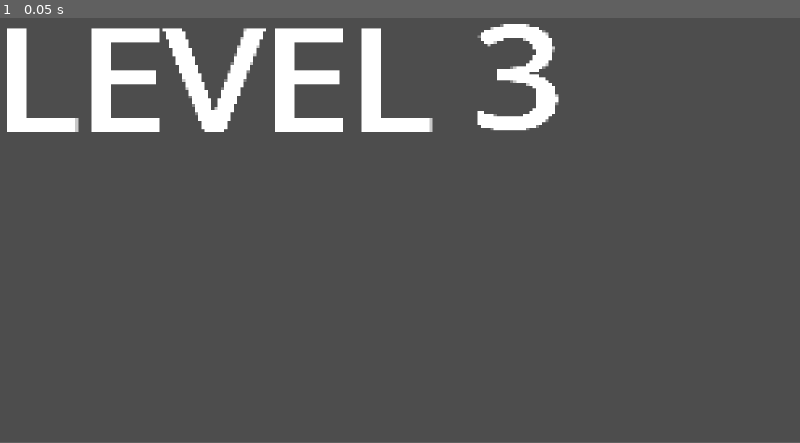
Above: before the commit, frame 1.
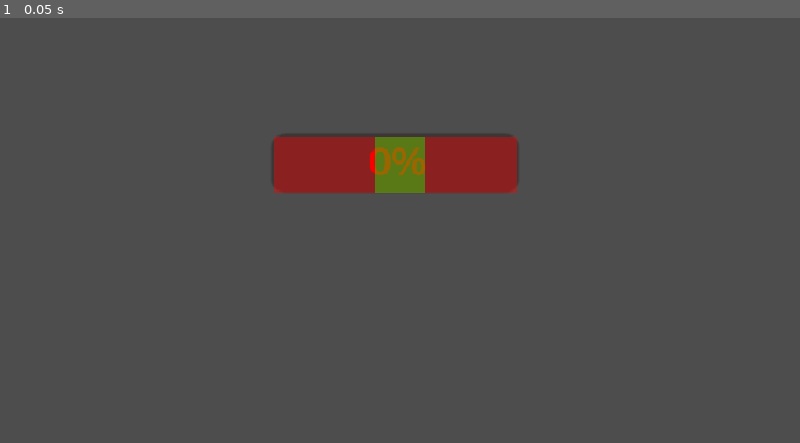
Above: after the commit, the same moment.

Repository: Juno-Joseph/nyc-game-jam
Game: Godot game, scene res://Scenes/Levels/Level_3/Level_3.tscn
Same seed, same stepped clock (60 frames per second), same inputs: the game is played once before the commit and once after it. This scene is started directly instead of the project's main scene.
Inputs:
- Up to frame 1 (0.05 s): no input
In our replay, the window is 800x449 before the commit and 800x450 after it. These sizes can differ from the game's own. Grey fills any space a smaller window leaves; there, only what the larger window draws over its background counts as a difference.

The runs differ from the first frame. In frame 1, 10% of the frame differs, in the area x 0-70%, y 1-42%.

Commit message:
made biking progress bar

Diff:
--- a/Scenes/Levels/Level_1/Level_1.tscn
+++ b/Scenes/Levels/Level_1/Level_1.tscn
@@ -127,7 +127,7 @@
 position = Vector2(8224.665, -565.59247)
 shape = SubResource("RectangleShape2D_n1232")
 
-[node name="Level1Enemy" parent="." unique_id=893323250 instance=ExtResource("2_xdit2")]
+[node name="Level1Enemy" parent="." unique_id=1837466345 instance=ExtResource("2_xdit2")]
 position = Vector2(492, -74)
 scale = Vector2(0.13, 0.13)
 SPEED = 150.0
--- a/Scenes/Levels/Level_1/Level_1_Enemy.tscn
+++ b/Scenes/Levels/Level_1/Level_1_Enemy.tscn
@@ -49,5 +49,3 @@
 [node name="rightwallray" type="RayCast2D" parent="." unique_id=2099969048]
 position = Vector2(70, -4)
 target_position = Vector2(25, 0)
-
-[connection signal="body_entered" from="Area2D" to="." method="_on_area_2d_body_entered"]
--- /dev/null
+++ b/Scenes/Levels/Level_3/BikingBar.tscn
@@ -0,0 +1,54 @@
+[gd_scene format=3 uid="uid://vs4x1bedxub"]
+
+[ext_resource type="Script" uid="uid://0sd64v6fan7a" path="res://Scripts/Levels/Level_3/biking_bar.gd" id="1_rbskd"]
+
+[node name="Control" type="Control" unique_id=544846291]
+layout_mode = 3
+anchors_preset = 15
+anchor_right = 1.0
+anchor_bottom = 1.0
+grow_horizontal = 2
+grow_vertical = 2
+script = ExtResource("1_rbskd")
+current_value = 0.0
+decay_rate = 50.0
+fill_amount = 5.0
+sweet_spot_min = 40.0
+sweet_spot_max = 60.0
+required_win_time = 5.0
+
+[node name="ProgressBar" type="ProgressBar" parent="." unique_id=338947043]
+custom_minimum_size = Vector2(100, 0)
+layout_mode = 0
+offset_left = 293.0
+offset_top = 152.0
+offset_right = 393.0
+offset_bottom = 179.0
+scale = Vector2(2.6774094, 2.3551624)
+
+[node name="FinishedLabel" type="Label" parent="ProgressBar" unique_id=1095594310]
+visible = false
+layout_mode = 0
+offset_left = 11.578352
+offset_top = -25.900549
+offset_right = 88.578354
+offset_bottom = -2.900549
+text = "FINISHED!"
+
+[node name="BarBackground" type="ColorRect" parent="." unique_id=674509049]
+layout_mode = 0
+offset_left = 296.0
+offset_top = 155.0
+offset_right = 336.0
+offset_bottom = 195.0
+scale = Vector2(6.5600147, 1.5114087)
+color = Color(1, 0, 0, 0.4)
+
+[node name="GreenBar" type="ColorRect" parent="." unique_id=2139002370]
+layout_mode = 0
+offset_left = 404.99994
+offset_top = 155.0
+offset_right = 444.99994
+offset_bottom = 195.0
+scale = Vector2(1.3579684, 1.5088897)
+color = Color(0.052666605, 1, 0.01999998, 0.4)
--- a/Scenes/Levels/Level_3/Level_3.tscn
+++ b/Scenes/Levels/Level_3/Level_3.tscn
@@ -1,14 +1,9 @@
 [gd_scene format=3 uid="uid://dnn2bmtiyiwvy"]
 
 [ext_resource type="Script" uid="uid://dka6jep0dqkfx" path="res://Scripts/Levels/Level_3/level_3.gd" id="1_4ug6c"]
+[ext_resource type="PackedScene" uid="uid://vs4x1bedxub" path="res://Scenes/Levels/Level_3/BikingBar.tscn" id="2_7u6wr"]
 
 [node name="Level_3" type="Node2D" unique_id=1228214463]
 script = ExtResource("1_4ug6c")
 
-[node name="Label" type="Label" parent="." unique_id=1702460196]
-offset_left = -3.0
-offset_top = -2.0
-offset_right = 56.0
-offset_bottom = 21.0
-scale = Vector2(3.4917874, 3.0288403)
-text = "LEVEL 3"
+[node name="Control" parent="." unique_id=544846291 instance=ExtResource("2_7u6wr")]
--- a/Scenes/Player/Bike/Bike_Player.tscn
+++ /dev/null
@@ -1,17 +0,0 @@
-[gd_scene format=3 uid="uid://p0iidv0ttw0x"]
-
-[ext_resource type="Script" uid="uid://dayohrqhfygxu" path="res://Scripts/Player/Bike/bike_player.gd" id="1_nkej2"]
-[ext_resource type="Texture2D" uid="uid://clln1ndc4jlly" path="res://icon.svg" id="2_umako"]
-
-[sub_resource type="RectangleShape2D" id="RectangleShape2D_04v0w"]
-size = Vector2(142, 136)
-
-[node name="BikePlayer" type="CharacterBody2D" unique_id=2102931101]
-script = ExtResource("1_nkej2")
-
-[node name="Sprite2D" type="Sprite2D" parent="." unique_id=769765278]
-texture = ExtResource("2_umako")
-
-[node name="CollisionShape2D" type="CollisionShape2D" parent="." unique_id=481864363]
-position = Vector2(1, -1)
-shape = SubResource("RectangleShape2D_04v0w")
--- /dev/null
+++ b/Scenes/Player/Bike/biking_player.tscn
@@ -0,0 +1,13 @@
+[gd_scene format=3 uid="uid://1mbi6j11x7ub"]
+
+[ext_resource type="Script" uid="uid://625k3148o87a" path="res://Scripts/Player/Bike/biking_player.gd" id="1_ulafx"]
+
+[sub_resource type="RectangleShape2D" id="RectangleShape2D_ulafx"]
+
+[node name="BikingPlayer" type="CharacterBody2D" unique_id=2131712011]
+script = ExtResource("1_ulafx")
+
+[node name="CollisionShape2D" type="CollisionShape2D" parent="." unique_id=73467239]
+shape = SubResource("RectangleShape2D_ulafx")
+
+[node name="Sprite2D" type="Sprite2D" parent="." unique_id=469527804]
--- a/Scenes/Player/Running/Running_Player.tscn
+++ b/Scenes/Player/Running/Running_Player.tscn
@@ -116,6 +116,9 @@
 &"run": SubResource("Animation_qjq75")
 }
 
+[sub_resource type="RectangleShape2D" id="RectangleShape2D_awwja"]
+size = Vector2(8.771017, 11.845619)
+
 [node name="RunningPlayer" type="CharacterBody2D" unique_id=1661859348]
 collision_layer = 2
 collision_mask = 3
@@ -133,3 +136,12 @@
 
 [node name="AnimationPlayer" type="AnimationPlayer" parent="." unique_id=2145110784]
 libraries/ = SubResource("AnimationLibrary_ppwlw")
+
+[node name="Area2D" type="Area2D" parent="." unique_id=1806196378]
+
+[node name="CollisionShape2D" type="CollisionShape2D" parent="Area2D" unique_id=349859901]
+position = Vector2(2.3841858e-07, -9)
+scale = Vector2(1.3681425, 1.5195491)
+shape = SubResource("RectangleShape2D_awwja")
+
+[connection signal="body_entered" from="Area2D" to="." method="_on_area_2d_body_entered"]
--- a/Scripts/Levels/Level_1/Enemies/level_1_enemy.gd
+++ b/Scripts/Levels/Level_1/Enemies/level_1_enemy.gd
@@ -1,4 +1,5 @@
 extends CharacterBody2D
+class_name Level_1_Enemy
 
 @onready var playernode : CharacterBody2D = get_parent().get_node("RunningPlayer")
 
@@ -14,9 +15,6 @@
 	$Sprite2D.flip_h = false if dir == 1 else true
 
 func _physics_process(delta: float) -> void:
-
-
-
 
 	#Checks the rays and flips the sprite based on collision
 	if dir == 1 and (!$rightray.is_colliding() or $rightwallray.is_colliding()):
@@ -38,8 +36,3 @@
 	await get_tree().create_timer(0.5).timeout
 	desired_dir = dir
 	pass
-
-
-func _on_area_2d_body_entered(body: Node2D) -> void:
-	#pushes player back
-	pass # Replace with function body.
--- /dev/null
+++ b/Scripts/Levels/Level_3/biking_bar.gd
@@ -0,0 +1,64 @@
+extends Control
+
+@onready var progress_bar:ProgressBar = $ProgressBar
+@onready var finished_label: Label = $ProgressBar/FinishedLabel
+
+@export var current_value: float = 40.0
+@export var decay_rate: float = 15 # How fast the bar drops per second
+@export var fill_amount: float = 8.0 # How much the bar fills per press
+
+@export var sweet_spot_min: float = 20.0
+@export var sweet_spot_max: float = 80.0
+var time_in_sweet_spot: float = 0.0
+@export var required_win_time: float = 1.0 # Seconds needed to hold it into the sweet spot
+
+var last_button: String = ""
+var game_active: bool = true
+
+
+# Called when the node enters the scene tree for the first time.
+func _ready() -> void:
+	progress_bar.max_value = 100.0
+	progress_bar.value = current_value
+
+# Called every frame. 'delta' is the elapsed time since the previous frame.
+func _process(delta) -> void:
+	if not game_active:
+		return
+
+	# Bar constatly decrasing if buttons not being pressed
+	current_value -= decay_rate * delta
+	current_value = clamp(current_value, 0.0, 100.0)
+	progress_bar.value = current_value
+
+	# Check if the currect value is within sweetspot
+	if current_value >= sweet_spot_min and current_value <= sweet_spot_max:
+		progress_bar.modulate = Color("0dff05ff")
+		time_in_sweet_spot += delta
+
+		if time_in_sweet_spot >= required_win_time:
+			game_active = false
+			finished_label.text = "Finished!"
+			finished_label.show()
+	else:
+		progress_bar.modulate = Color("ff0000ff")
+		#Lose progress if it falls out of the sweet spot
+		time_in_sweet_spot = max(0.0, time_in_sweet_spot - delta)
+
+
+func _input(event: InputEvent) -> void:
+	if not game_active:
+		return
+
+	# Check for alternating presses
+	if event.is_action_pressed("ui_left") and last_button != "left":
+		_add_progress()
+		last_button = "left"
+	if event.is_action_pressed("ui_right") and last_button != "right":
+		_add_progress()
+		last_button = "right"
+
+func _add_progress() -> void:
+	# If pressed to fast it will shoot past the sweet spot max
+	current_value += fill_amount
+	current_value = clamp(current_value, 0.0, 100)
--- a/Scripts/Player/Bike/bike_player.gd
+++ b/Scripts/Player/Bike/biking_player.gd
@@ -5,7 +5,7 @@
 const JUMP_VELOCITY = -400.0
 
 
-func _physics_process(delta: float) -> void:
+func _physics_process(delta):
 	# Add the gravity.
 	if not is_on_floor():
 		velocity += get_gravity() * delta
@@ -16,7 +16,7 @@
 
 	# Get the input direction and handle the movement/deceleration.
 	# As good practice, you should replace UI actions with custom gameplay actions.
-	var direction := Input.get_axis("ui_left", "ui_right")
+	var direction = Input.get_axis("ui_left", "ui_right")
 	if direction:
 		velocity.x = direction * SPEED
 	else:
--- a/Scripts/Player/Running/runnning_player.gd
+++ b/Scripts/Player/Running/runnning_player.gd
@@ -52,13 +52,17 @@
 		if(velocity.y > 0):
 			animation_player.play("fall")
 
-
-
 func _on_subway_goal_body_entered(body):
 	if body is Level_1_Player:
 		get_tree().change_scene_to_file("res://Scenes/Levels/Level_2/Level_2.tscn")
 
 
+
 func _on_start_level_1_body_entered(body):
 	if body is Level_1_Player:
 		get_tree().change_scene_to_file("res://Scenes/Levels/Level_1/Level_1.tscn")
+
+func _on_area_2d_body_entered(body):
+	if body is Level_1_Enemy:
+		print("Hit")
+		animation_player.play("hurt")
--- a/project.godot
+++ b/project.godot
@@ -21,7 +21,6 @@
 window/size/viewport_height=486
 window/stretch/mode="canvas_items"
 window/stretch/aspect="expand"
-window/stretch/scale=3.0
 
 [gui]
 
Binary file removed: Assets/Player/arrow.png
Not shown, removed: Assets/Player/arrow.png.import
Binary file removed: Assets/down-arrow.png
Not shown, removed: Assets/down-arrow.png.import
Not shown, added: Scripts/Levels/Level_3/biking_bar.gd.uid
Not shown, removed: Scripts/Player/Bike/bike_player.gd.uid
Not shown, added: Scripts/Player/Bike/biking_player.gd.uid
